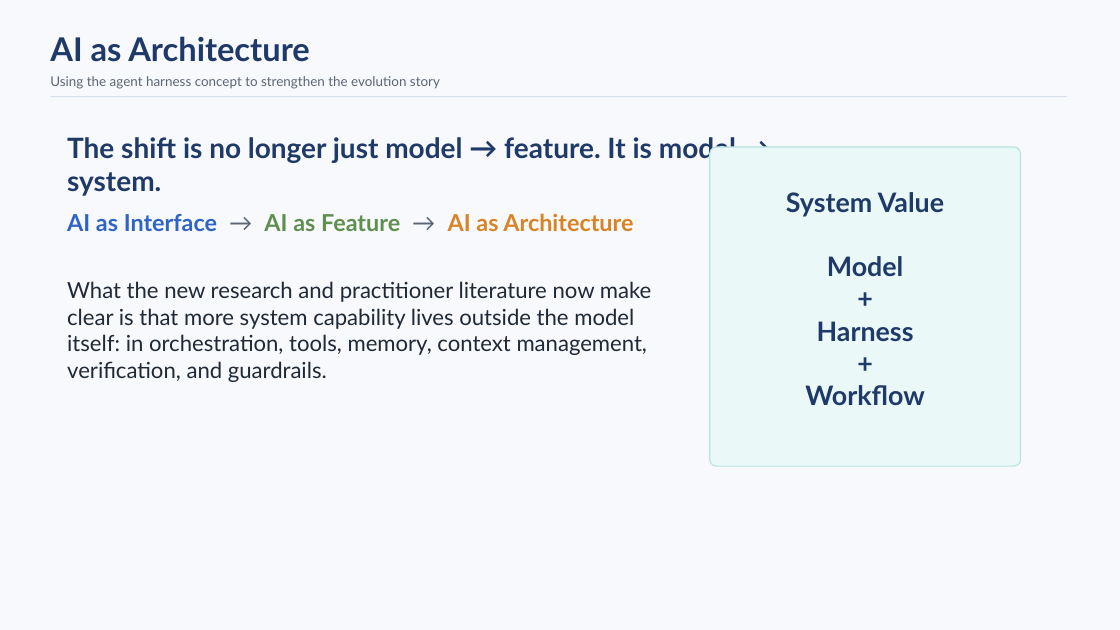
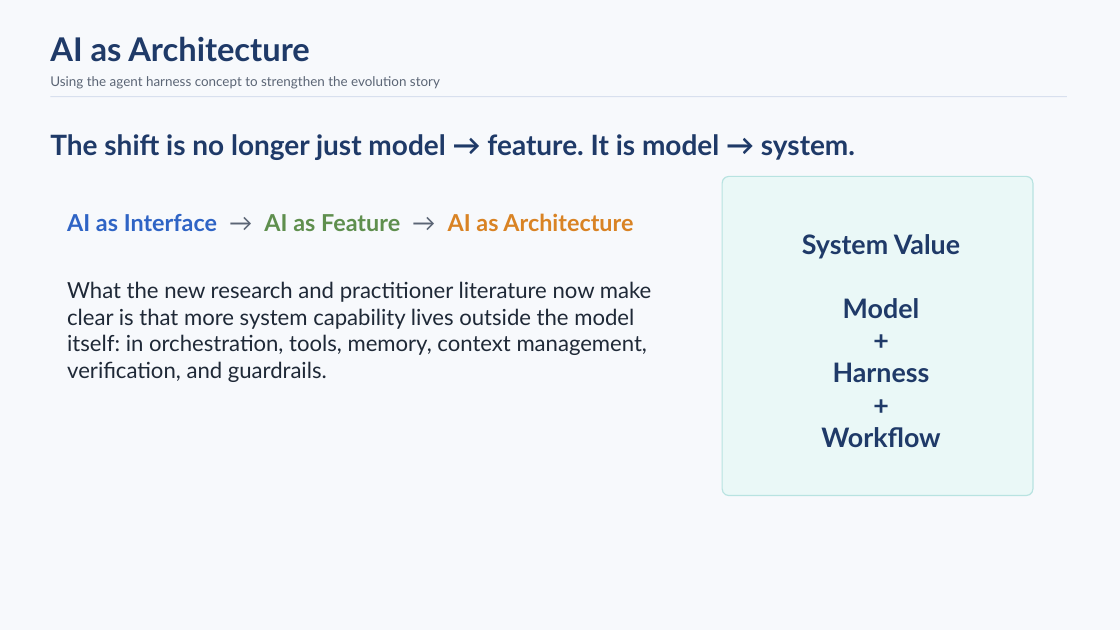
Before and after one commit to mnanos/AI_native_workshop, a slide deck: slide 1 of AI_as_Architecture_with_Harness_Update.pptx. Drawn at 1120x630 pixels with LibreOffice and Linux fonts; fonts in the diff are those of the drawing. Boxes give left, top, right and bottom in pixels: in the first picture for what was removed or moved away, otherwise in the second. Text is boxed around its words. In the diff, an @@ line names an element or a change of style, - is before the commit and + after.

```diff
--- a/AI_as_Architecture_with_Harness_Update.pptx
+++ b/AI_as_Architecture_with_Harness_Update.pptx
@@ text "The shift is no longer ..." rewrapped from box(67, 137, 736, 196) to box(50, 134, 855, 160) @@
@@ rounded rectangle: place and size @@
-rounded rectangle at box(710, 147, 1021, 466)
+rounded rectangle at box(723, 176, 1033, 496)
@@ text "System Value": place and size @@
-text "System Value" at box(786, 192, 944, 405)
+text "System Value" at box(802, 234, 960, 447)
```
Also in this commit, not shown: 3 other slides changed.
